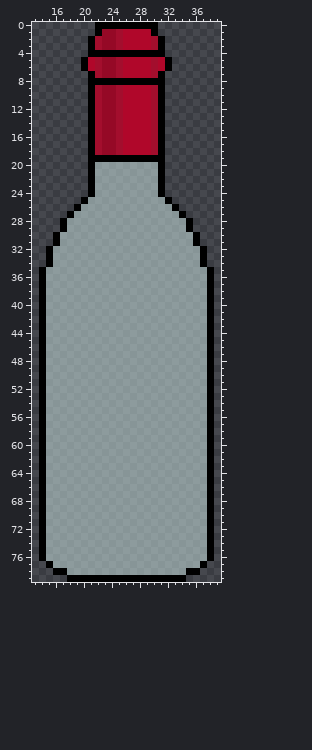
A sprite sheet gets an edit: assets/bottle_of_wine_empty_without_tag.png. Above is the file before it was changed.
The file is 50x80 pixels. Shown: x 13..39, y 0..79.
The same view after the edit:
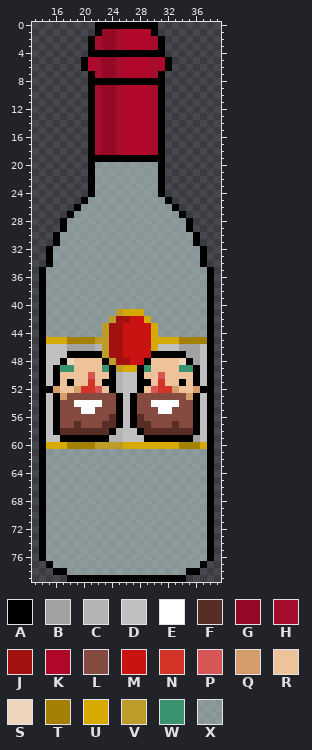
Palette (. is transparent): A #000000  B #a3a2a2  C #b4b4b4  D #c1c0c0  E #ffffff  F #572d26  G #950926  H #a30e2d  J #a31010  K #b0072a  L #854b41  M #ca1212  N #d43428  P #d65656  Q #d49d6a  R #eec39a  S #edd5be  T #a38002  U #d7a903  V #bd9d28  W #37946e  X #daf6f37a
The exact change:
{"y":41,"x":25,"old":"XXXX","new":"VUUU"}
{"y":42,"x":24,"old":"XXXXXX","new":"VJJMMU"}
{"y":43,"x":23,"old":"XXXXXXXX","new":"VJJMMMMU"}
{"y":44,"x":23,"old":"XXXXXXXX","new":"VJJMMMMU"}
{"y":45,"x":15,"old":"XXXXXXXXXXXXXXXXXXXXXXX","new":"UUUTTTTVVJJMMMMUUUUTTTT"}
{"y":46,"x":15,"old":"XXXXXXXXXXXXXXXXXXXXXXX","new":"DDDBBBBCVJJMMMMUDDDBBBD"}
{"y":47,"x":15,"old":"XXXXXXXXXXXXXXXXXXXXXXX","new":"DDDAAAAAVJJMMMMAAAAABBD"}
{"y":48,"x":15,"old":"XXXXXXXXXXXXXXXXXXXXXXX","new":"DDASRRRRAVJJMMARRRRSABD"}
{"y":49,"x":15,"old":"XXXXXXXXXXXXXXXXXXXXXXX","new":"DAWWRRRRWAVUUAWRRRRWWAD"}
{"y":50,"x":15,"old":"XXXXXXXXXXXXXXXXXXXXXXX","new":"DARRRRPRRACDDARRPRRRRAD"}
{"y":51,"x":15,"old":"XXXXXXXXXXXXXXXXXXXXXXX","new":"DARARRNRAACDDAARNRRARAD"}
{"y":52,"x":15,"old":"XXXXXXXXXXXXXXXXXXXXXXX","new":"AQRRQNNPRACDDARPNNQRRQA"}
{"y":53,"x":15,"old":"XXXXXXXXXXXXXXXXXXXXXXX","new":"DAQLLLLLLLADALLLLLLLQAD"}
{"y":54,"x":15,"old":"XXXXXXXXXXXXXXXXXXXXXXX","new":"DALLEEEELLADALLEEEELLAD"}
{"y":55,"x":15,"old":"XXXXXXXXXXXXXXXXXXXXXXX","new":"DALLLEELLLADALLLEELLLAD"}
{"y":56,"x":15,"old":"XXXXXXXXXXXXXXXXXXXXXXX","new":"DALLLLLLLFADAFLLLLLLLAD"}
{"y":57,"x":15,"old":"XXXXXXXXXXXXXXXXXXXXXXX","new":"DALLFLLLFFADAFFLLLFLLAD"}
{"y":58,"x":15,"old":"XXXXXXXXXXXXXXXXXXXXXXX","new":"DAFFFFFFFACDDAFFFFFFFAD"}
{"y":59,"x":15,"old":"XXXXXXXXXXXXXXXXXXXXXXX","new":"DDAAAAAAACCDDDAAAAAAABD"}
{"y":60,"x":15,"old":"XXXXXXXXXXXXXXXXXXXXXXX","new":"UUUTTTTVVVVUUUUUUUUTTTU"}
